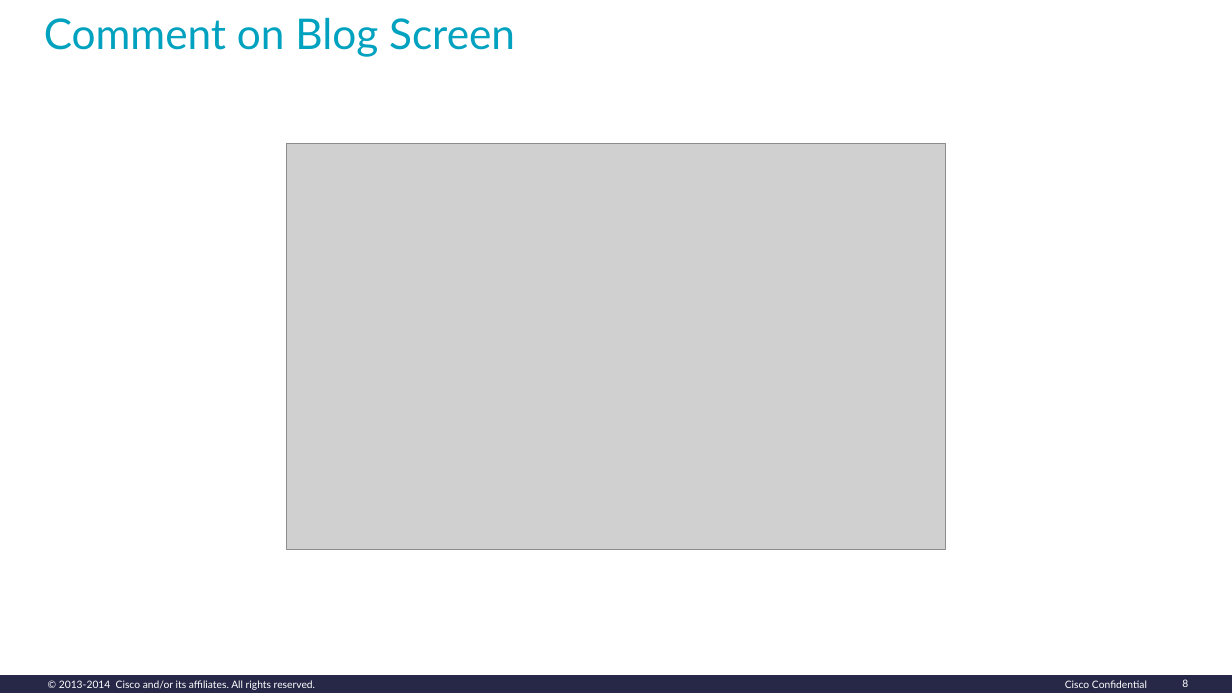
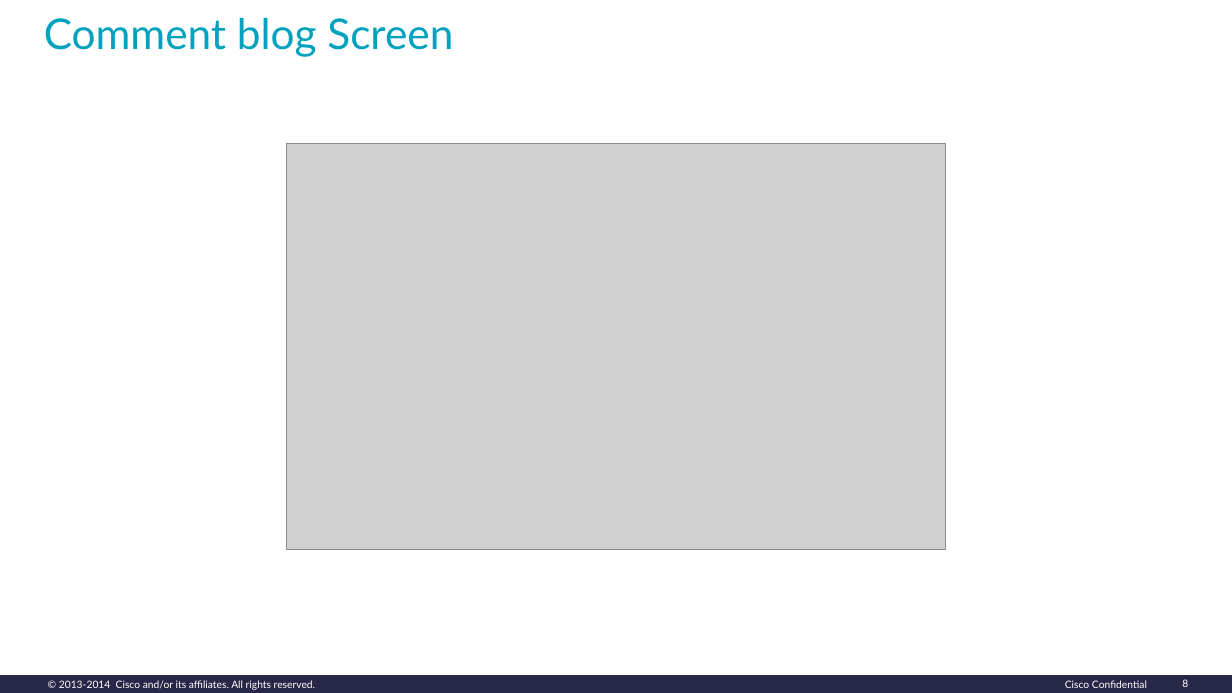
Before and after one commit to suprusty/blog, a slide deck: slide 8 of CMAD_CISCOBLOG.pptx. Drawn at 1232x693 pixels with LibreOffice and Linux fonts; fonts in the diff are those of the drawing; grey boxes stand for pictures. Boxes give left, top, right and bottom in pixels: in the first picture for what was removed or moved away, otherwise in the second. Text is boxed around its words. In the diff, an @@ line names an element or a change of style, - is before the commit and + after.

```diff
--- a/CMAD_CISCOBLOG.pptx
+++ b/CMAD_CISCOBLOG.pptx
@@ title at <box>44,17,453,57</box>: text changed @@
-Comment on Blog Screen
+Comment blog Screen
```
Also in this commit, not shown: 7 other slides changed, 35 other files.
